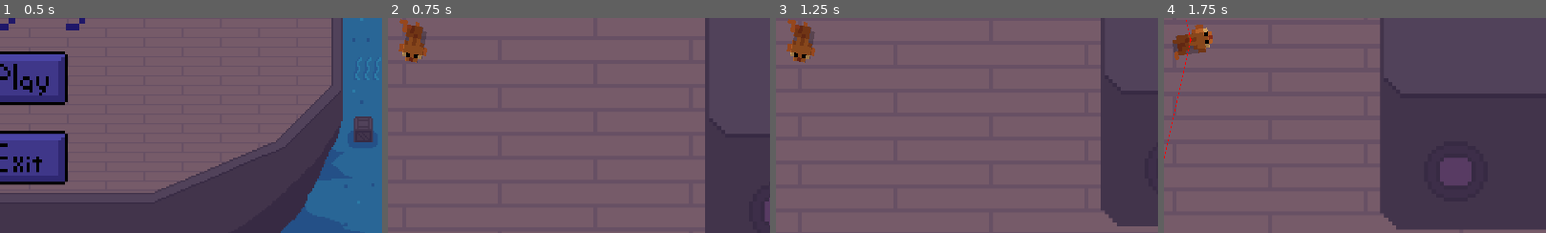
Above: before the commit, frames 1-4 (left to right).
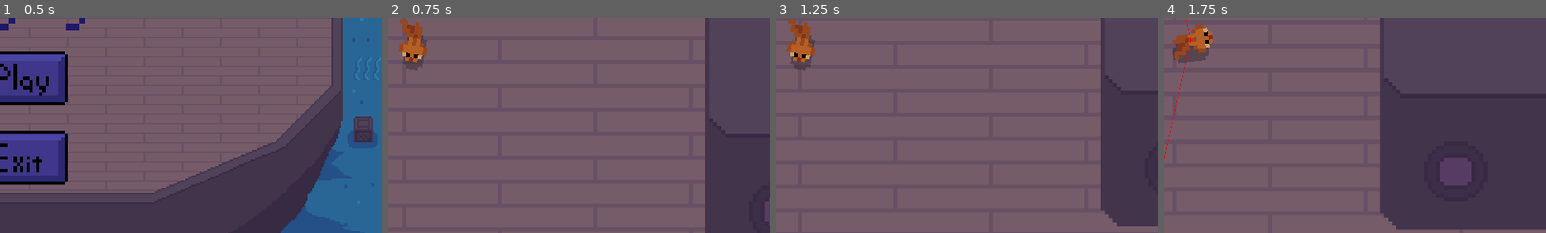
Above: after the commit, the same moments.

Repository: canaryincoalmine/Fish-Society-and-its-Bubbles
Game: Godot game, scene res://Code/Screens/TitleScreen.tscn
The game is run twice, just before and just after one commit, with the same random seed, the same clock (stepped at 60 frames per second) and the same inputs.
Inputs (mouse positions are % of the whole screen's width and height, from its top left):
- Up to frame 1 (0.5 s): no input
- Up to frame 2 (0.75 s): click (49, 59) at 0.5 s
- Up to frame 3 (1.25 s): no input
- Up to frame 4 (1.75 s): move the mouse to (72, 45) at 1.27 s; tap Space (dash) at 1.35 s
The pictures show only the part of the screen within x 46-96%, y 45-95%; the shares and areas given below are measured in that part.

Frame 1 is identical in both runs. In frame 2, 0.9% of the frame differs, in the area x 3-11%, y 3-25%; in frame 3, 0.9%; in frame 4, 1.0%, in the area x 2-12%, y 6-22%.

Commit message:
shadow working

Diff:
--- a/Code/Player/Player.tscn
+++ b/Code/Player/Player.tscn
@@ -166,6 +166,7 @@
 shape = SubResource("CapsuleShape2D_mkcf4")
 
 [node name="Shadow" type="Sprite2D" parent="."]
+z_index = -1
 position = Vector2(0, 5)
 texture = ExtResource("17_u8vnq")
 
--- a/Code/Player/player.gd
+++ b/Code/Player/player.gd
@@ -70,7 +70,8 @@
 	queue_free()
 
 func _process(delta: float) -> void:
-	$Shadow.global_position = global_position + Vector2(0, 10)  # Offset shadow below player
+	$Shadow.global_position = global_position + Vector2(0, 30)  # Offset shadow below player
+	#$Shadow.rotation = -rotation
 
 
 
--- a/Code/Screens/Level 1.tscn
+++ b/Code/Screens/Level 1.tscn
@@ -26,6 +26,7 @@
 
 [node name="Sprite2D" type="Sprite2D" parent="."]
 show_behind_parent = true
+z_index = -1
 scale = Vector2(10, 10)
 texture = ExtResource("2_tciqi")
 
@@ -50,6 +51,7 @@
 
 [node name="MainBackground" type="Sprite2D" parent="NavigationRegion2D2"]
 show_behind_parent = true
+z_index = -1
 scale = Vector2(10, 10)
 texture = ExtResource("2_8mxin")
 
